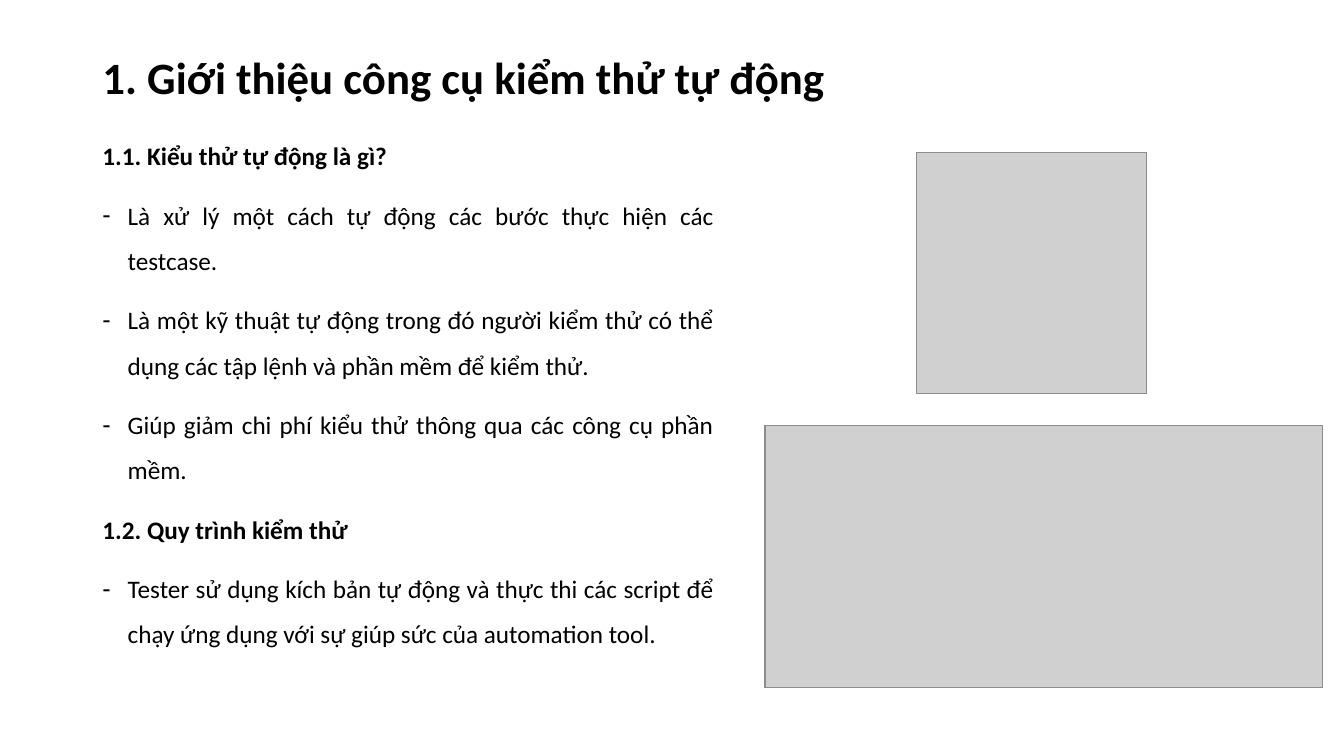
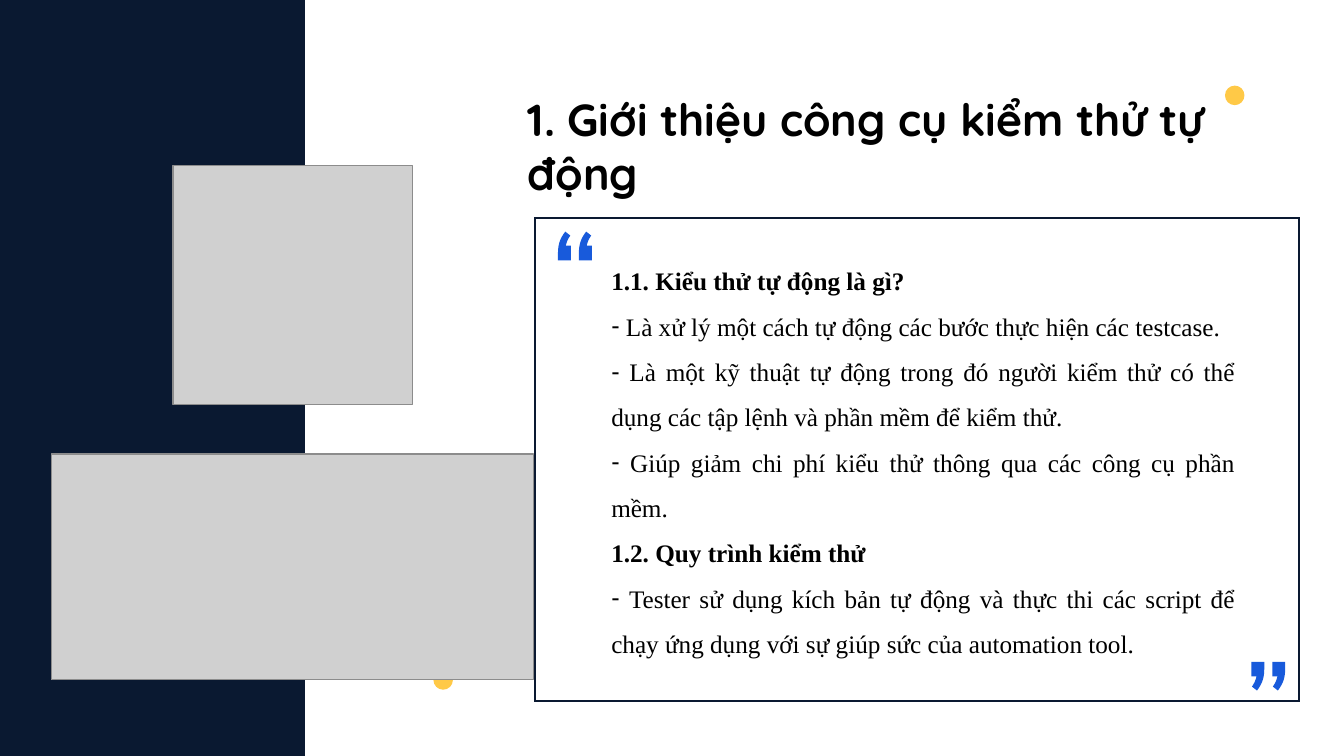
Before and after one commit to HoangNamBN/Tester, a slide deck: slide 3 of silde/SeleniumIDE.pptx (slide 2 before the commit). Drawn at 1344x756 pixels with LibreOffice and Linux fonts; fonts in the diff are those of the drawing; grey boxes stand for pictures. Boxes give left, top, right and bottom in pixels: in the first picture for what was removed or moved away, otherwise in the second. Text is boxed around its words. In the diff, an @@ line names an element or a change of style, - is before the commit and + after.

```diff
--- a/silde/SeleniumIDE.pptx
+++ b/silde/SeleniumIDE.pptx
@@ freeform shape added at (x1=0, y1=0, x2=306, y2=756), fill #0A1931 @@
@@ text "1. Giới thiệu công cụ ..." moved from (x1=102, y1=59, x2=824, y2=102) to (x1=528, y1=98, x2=1205, y2=199) @@
@@ text "1. Giới thiệu công cụ ..." at (x1=528, y1=98, x2=1205, y2=199): font Calibri to Quicksand; line spacing 0.9 to 1; vertical alignment middle to top @@
@@ freeform shape added at (x1=1225, y1=85, x2=1246, y2=106), fill #FFC947 @@
@@ picture resized from (x1=918, y1=152, x2=1147, y2=394) to (x1=173, y1=165, x2=412, y2=405) @@
@@ freeform shape added at (x1=533, y1=216, x2=1301, y2=704), outline #0A1931 1.5 pt @@
@@ freeform shape added at (x1=558, y1=231, x2=592, y2=260), fill #185ADB @@
@@ text "1.1. Kiểu thử tự động ..." moved from (x1=102, y1=145, x2=713, y2=648) to (x1=611, y1=271, x2=1235, y2=659) @@
@@ text "1.1. Kiểu thử tự động ..." at (x1=611, y1=271, x2=1235, y2=659): font Calibri to Times New Roman; alignment left to justified; less space between paragraphs; indent changed @@
@@ picture resized from (x1=765, y1=426, x2=1323, y2=688) to (x1=51, y1=454, x2=533, y2=680) @@
@@ freeform shape added at (x1=433, y1=669, x2=454, y2=691), fill #FFC947 @@
@@ freeform shape added at (x1=1251, y1=661, x2=1286, y2=691), fill #185ADB @@
```
Also in this commit, not shown: 5 other slides changed, 9 slides added, 6 other files.
